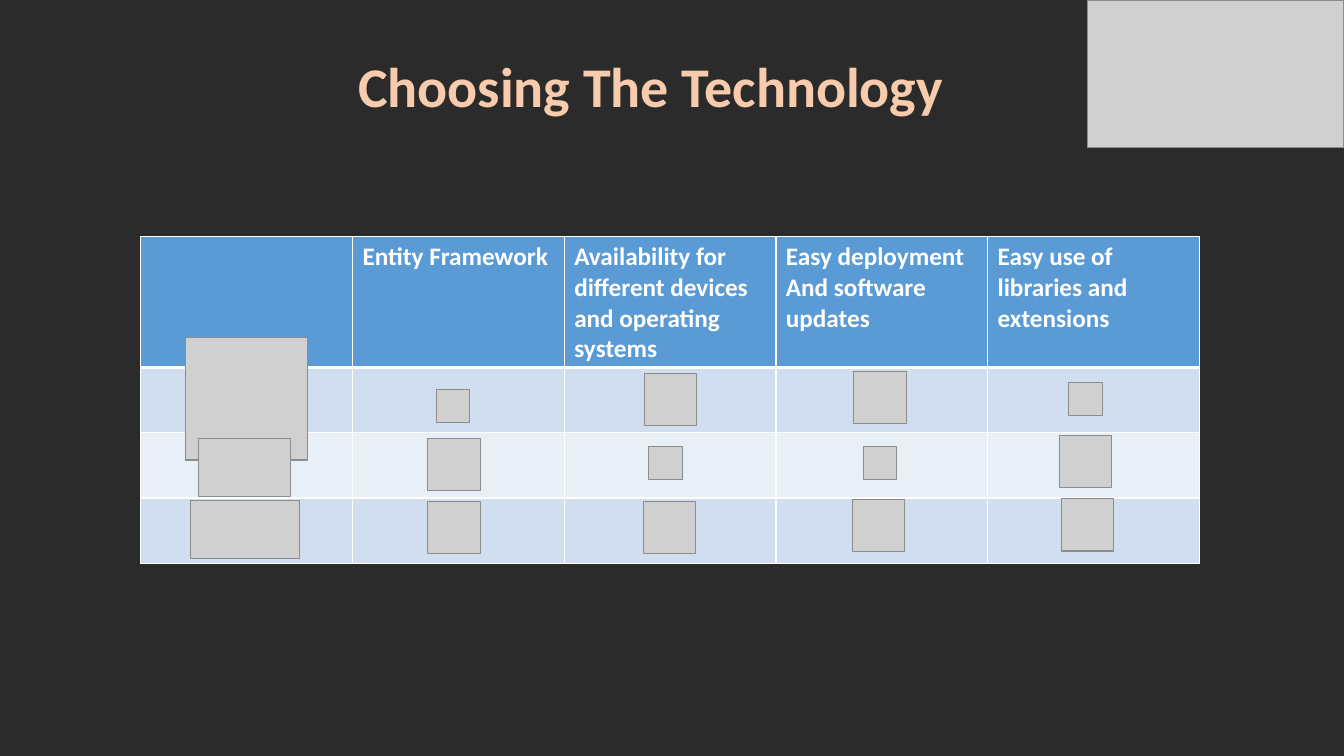
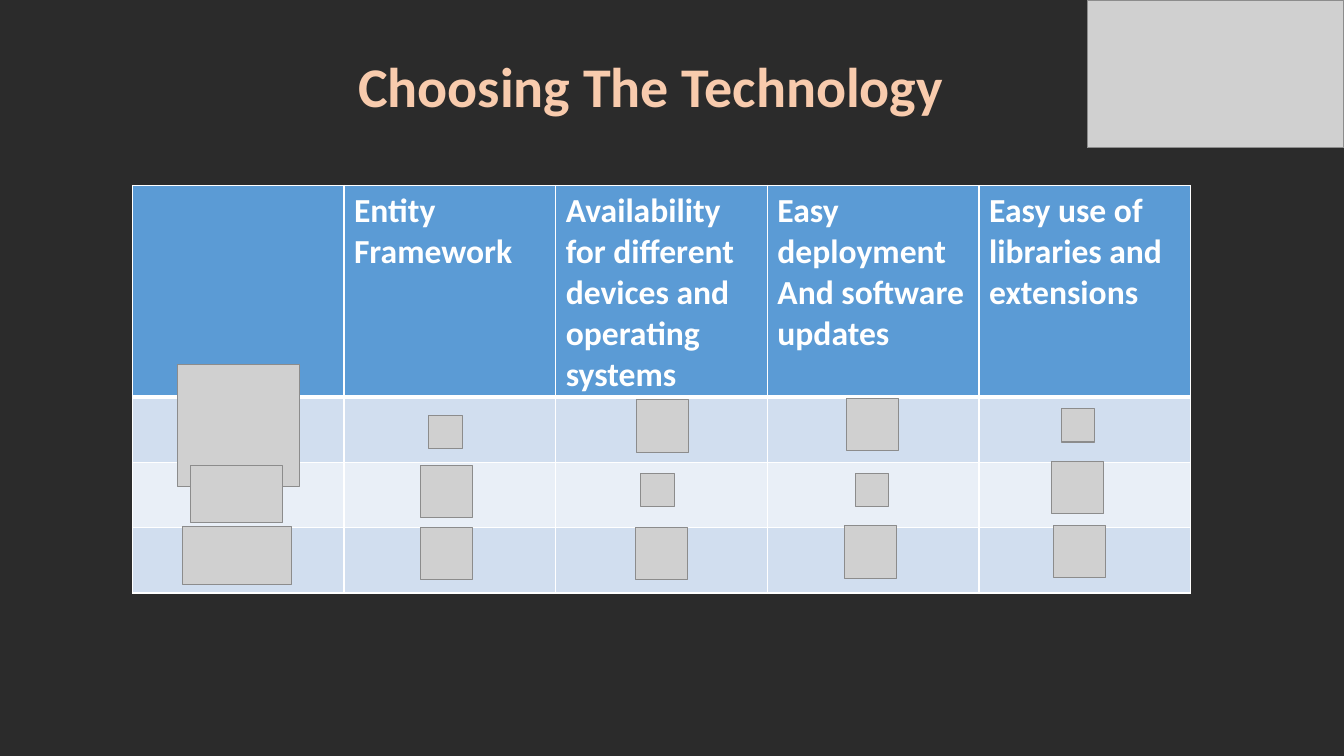
Before and after one commit to roypillar/Michtava, a slide deck: slide 4 of Michtava - Presentation.pptx. Drawn at 1344x756 pixels with LibreOffice and Linux fonts; fonts in the diff are those of the drawing; grey boxes stand for pictures; background and template pictures are left out; a plain dark background stands for a picture behind light text. Boxes give left, top, right and bottom in pixels: in the first picture for what was removed or moved away, otherwise in the second. Text is boxed around its words. In the diff, an @@ line names an element or a change of style, - is before the commit and + after.

```diff
--- a/Michtava - Presentation.pptx
+++ b/Michtava - Presentation.pptx
@@ table at <box>132,186,1191,593</box> @@
@@ size 18 to 24 pt @@
@@ table: place and size @@
-table at <box>141,237,1200,564</box>
+table at <box>132,186,1191,593</box>
@@ 13 pictures: place and size @@
-13 pictures at <box>186,338,1114,559</box>
+13 pictures at <box>177,365,1106,586</box>
@@ picture: place and size @@
-picture at <box>427,439,480,491</box>
+picture at <box>420,465,473,517</box>
@@ picture: place and size @@
-picture at <box>427,501,480,554</box>
+picture at <box>420,527,473,580</box>
```
Also in this commit, not shown: 8 other slides changed, 1 slide added.
